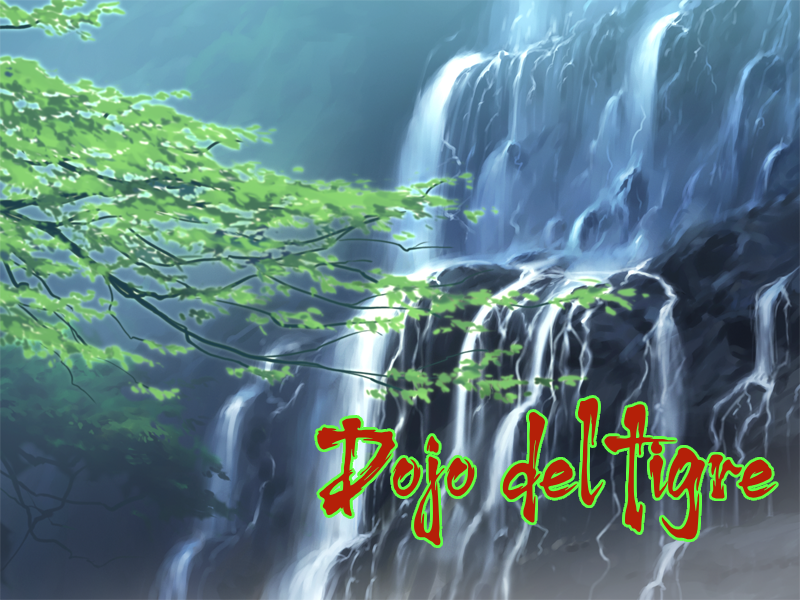
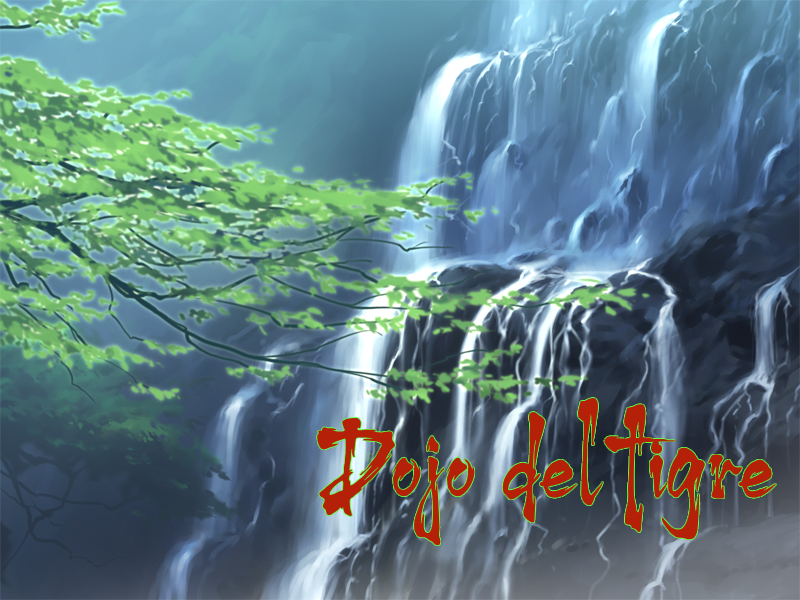
Before/after of a 800x600 layered artwork. What changed in the layer stack:
pixels changed over [314, 395, 779, 548] (layer not identified)
